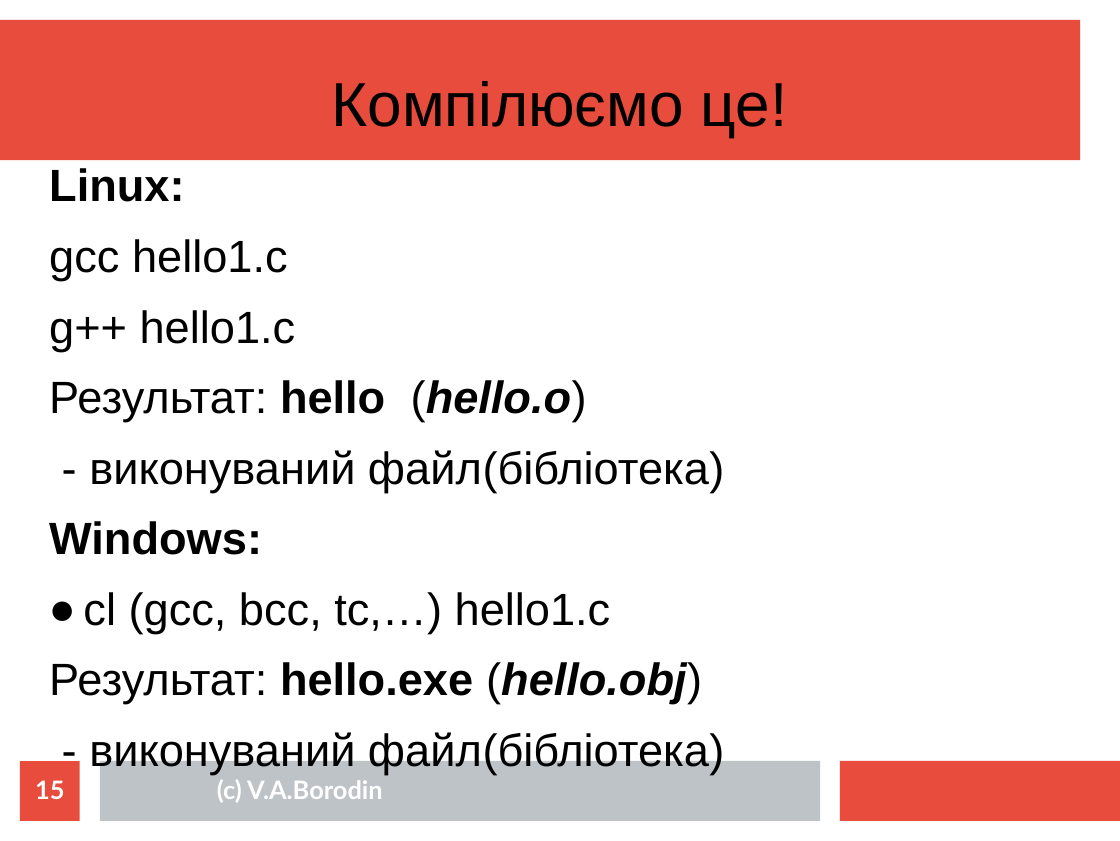
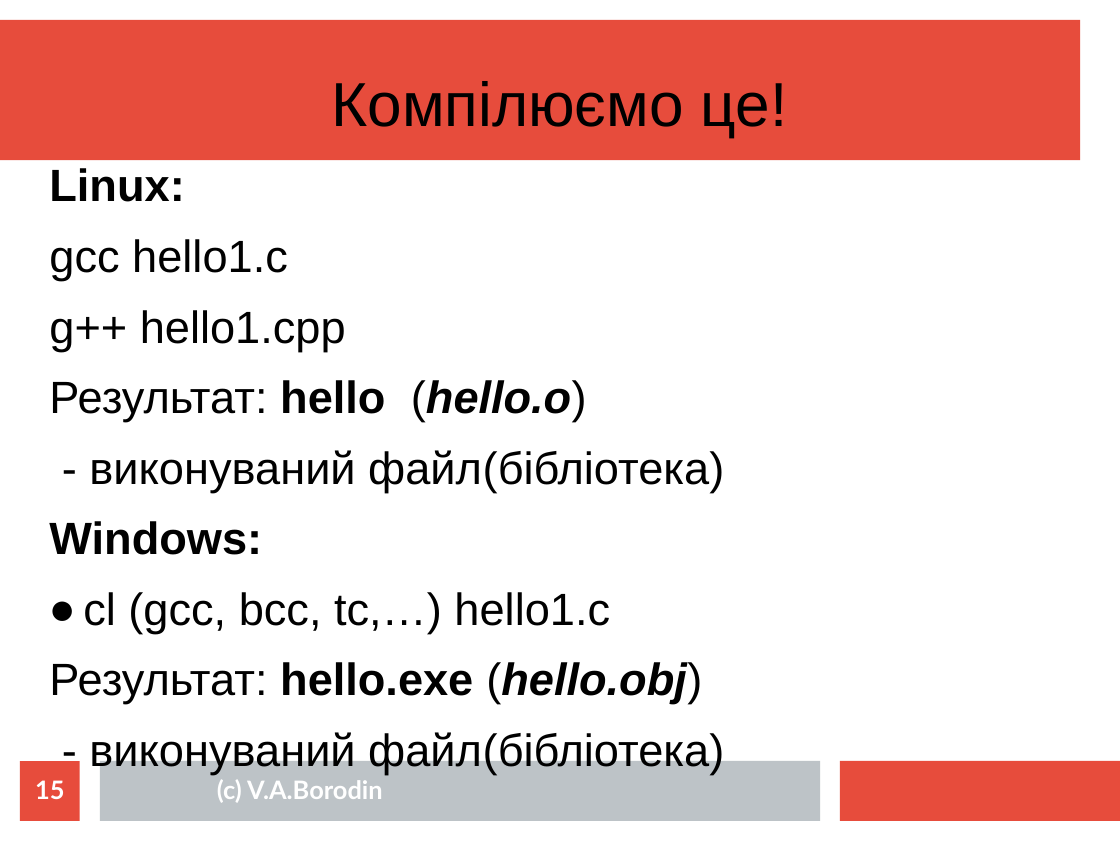
Before and after one commit to mecchmatProjects/CppCourse, a slide deck: slide 15 of Lect1/CppTutorUkr0.ppt. Drawn at 1120x841 pixels with LibreOffice and Linux fonts; fonts in the diff are those of the drawing. Boxes give left, top, right and bottom in pixels: in the first picture for what was removed or moved away, otherwise in the second. Text is boxed around its words. In the diff, an @@ line names an element or a change of style, - is before the commit and + after.

```diff
--- a/Lect1/CppTutorUkr0.ppt
+++ b/Lect1/CppTutorUkr0.ppt
@@ text at [49,310,346,351]: text changed @@
-g++ hello1.c
+g++ hello1.cpp
```
Also in this commit, not shown: 6 other slides changed, 7 other files.
